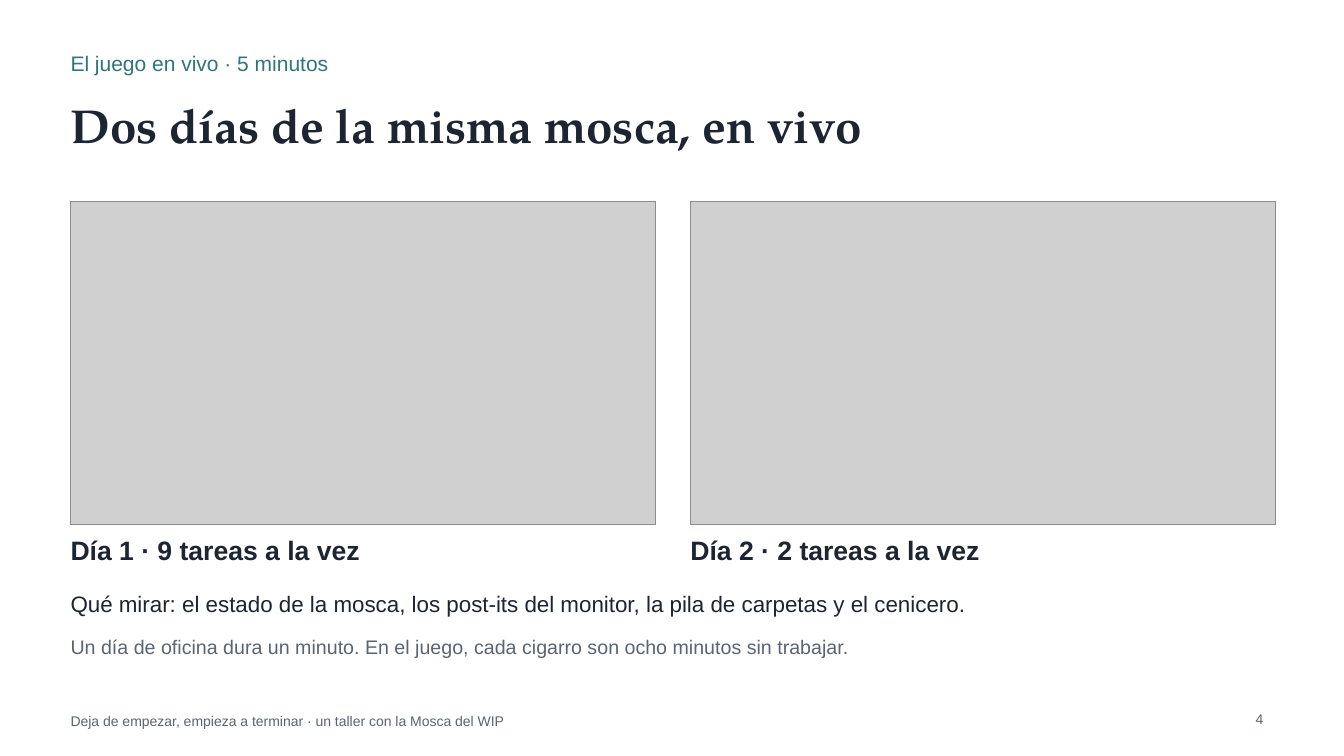
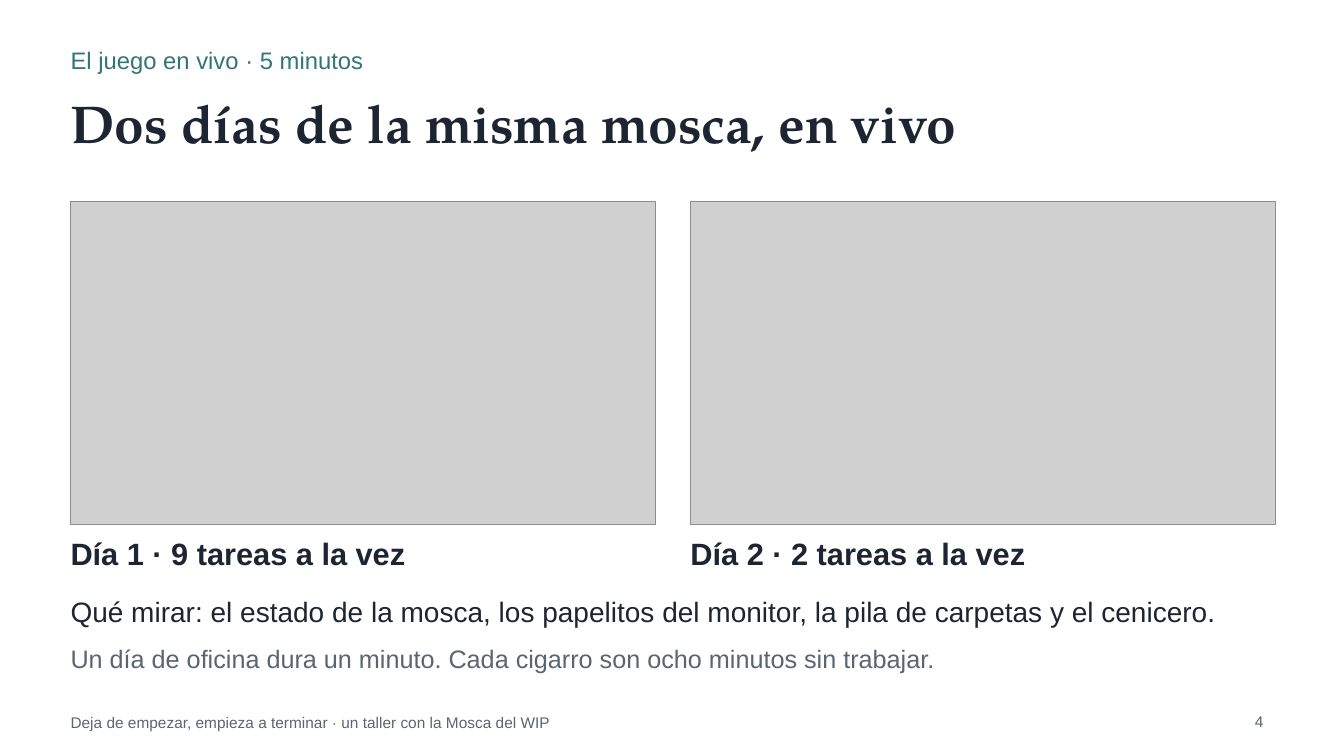
Before and after one commit to ferfelan/mosca-del-wip, a slide deck: slide 4 of public/taller/Mosca-del-WIP-Taller-Presentacion.pptx. Drawn at 1344x756 pixels with LibreOffice and Linux fonts; fonts in the diff are those of the drawing; grey boxes stand for pictures. Boxes give left, top, right and bottom in pixels: in the first picture for what was removed or moved away, otherwise in the second. Text is boxed around its words. In the diff, an @@ line names an element or a change of style, - is before the commit and + after.

```diff
--- a/public/taller/Mosca-del-WIP-Taller-Presentacion.pptx
+++ b/public/taller/Mosca-del-WIP-Taller-Presentacion.pptx
@@ text "El juego en vivo · ..." at (71,51,363,74): size 15 to 17 pt @@
@@ title "Dos días de la misma ..." at (71,104,956,152): size 34 to 38 pt @@
@@ text "Día 1 · 9 tareas ..." at (71,542,406,566): size 19 to 22 pt @@
@@ text "Día 2 · 2 tareas ..." at (690,542,1026,566): size 19 to 22 pt @@
@@ text at (71,601,1215,627): text changed; size 16 to 20 pt @@
-Qué mirar: el estado de la mosca, los post-its del monitor, la pila de carpetas y el cenicero.
+Qué mirar: el estado de la mosca, los papelitos del monitor, la pila de carpetas y el cenicero.
@@ text at (71,649,934,673): text changed; size 14 to 18 pt @@
-Un día de oficina dura un minuto. En el juego, cada cigarro son ocho minutos sin trabajar.
+Un día de oficina dura un minuto. Cada cigarro son ocho minutos sin trabajar.
@@ text "Deja de empezar, empieza a ..." at (71,717,550,731): size 10 to 11 pt @@
@@ page number at (1255,716,1264,727): size 10 to 11 pt @@
```
Also in this commit, not shown: 11 other slides changed, 2 slides added, 1 slide removed, 10 other files.
